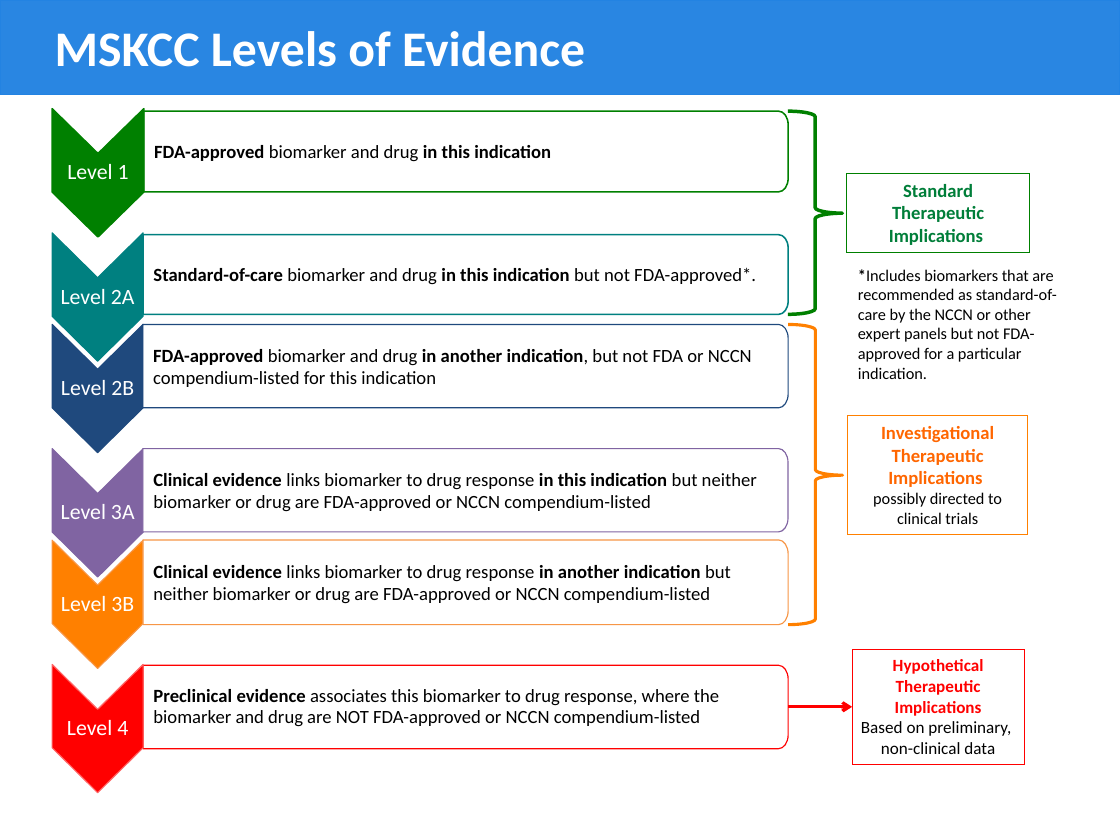
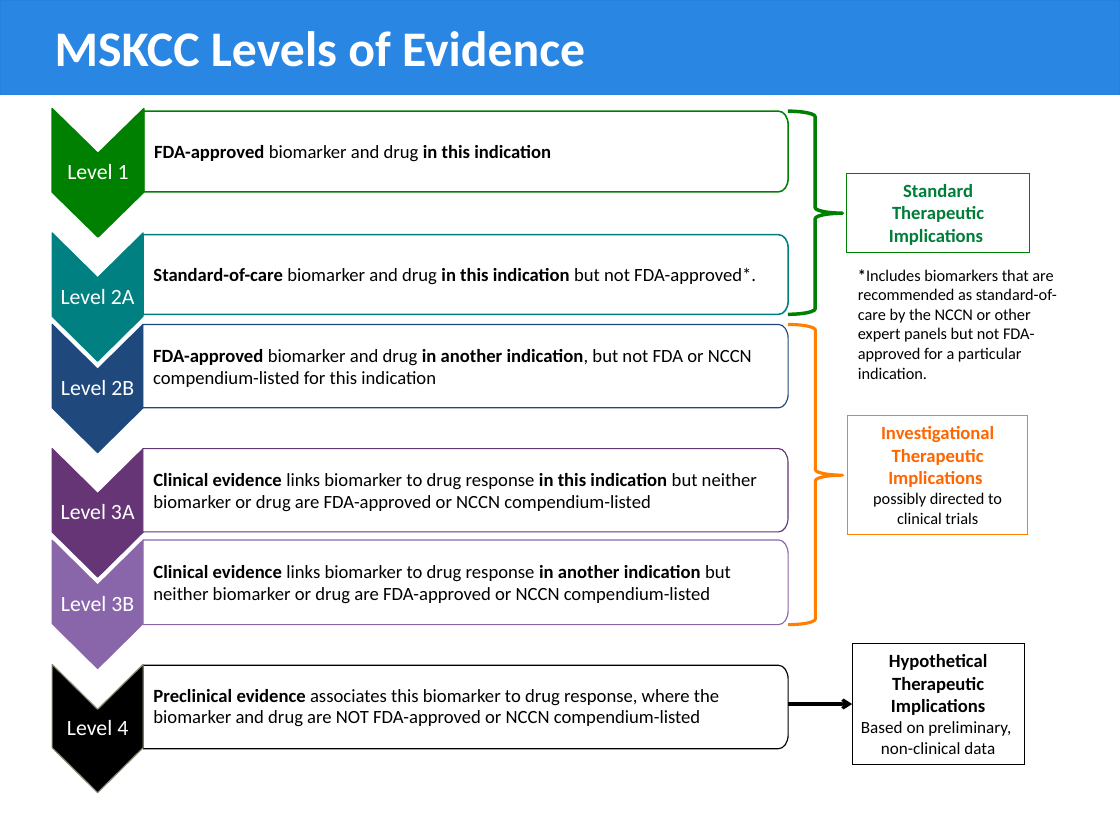
Before and after one commit to oncokb/oncokb-public, a slide deck: slide 1 of app/resources/files/levels.pptx. Drawn at 1120x840 pixels with LibreOffice and Linux fonts; fonts in the diff are those of the drawing; background and template pictures are left out. Boxes give left, top, right and bottom in pixels: in the first picture for what was removed or moved away, otherwise in the second. Text is boxed around its words. In the diff, an @@ line names an element or a change of style, - is before the commit and + after.

Commit message:
Update levels color

```diff
--- a/app/resources/files/levels.pptx
+++ b/app/resources/files/levels.pptx
@@ freeform shape "Level 3A" at (x1=53, y1=449, x2=143, y2=578): fill #8064A2 to #653575; outline #8064A2 0.75 pt to #653575 0.75 pt @@
@@ freeform shape "Clinical evidence links biomarker to ..." at (x1=143, y1=449, x2=788, y2=532): outline #8064A2 0.75 pt to #653575 0.75 pt @@
@@ freeform shape "Level 3B" at (x1=53, y1=540, x2=143, y2=669): fill #FF8000 to #8966A9; outline #F79646 0.75 pt to #8966A9 0.75 pt @@
@@ freeform shape "Clinical evidence links biomarker to ..." at (x1=143, y1=540, x2=788, y2=625): outline #F79646 0.75 pt to #8966A9 0.75 pt @@
@@ rectangle "Hypothetical Therapeutic Implications" at (x1=852, y1=644, x2=1025, y2=765): outline #FF0000 0.75 pt to #000000 0.75 pt @@
@@ rectangle "Hypothetical Therapeutic Implications" resized from (x1=852, y1=650, x2=1025, y2=765) to (x1=852, y1=644, x2=1025, y2=765) @@
@@ text in rectangle at (x1=889, y1=654, x2=988, y2=715): size 11 to 12 pt, text colour #FF0000 to #000000 in "Hypothetical Therapeutic Implications" @@
@@ freeform shape "Level 4" at (x1=53, y1=664, x2=143, y2=793): fill #FF0000 to #000000; outline #FF6666 0.75 pt to #8B8B77 0.75 pt @@
@@ freeform shape "Preclinical evidence associates this biomarker ..." at (x1=143, y1=665, x2=788, y2=748): outline #FF0000 0.75 pt to #000000 0.75 pt @@
@@ arrow (788, 704) - (852, 704): stroke #FF0000 2 pt to #000000 2 pt @@
```
Also in this commit, not shown: 1 other file.
